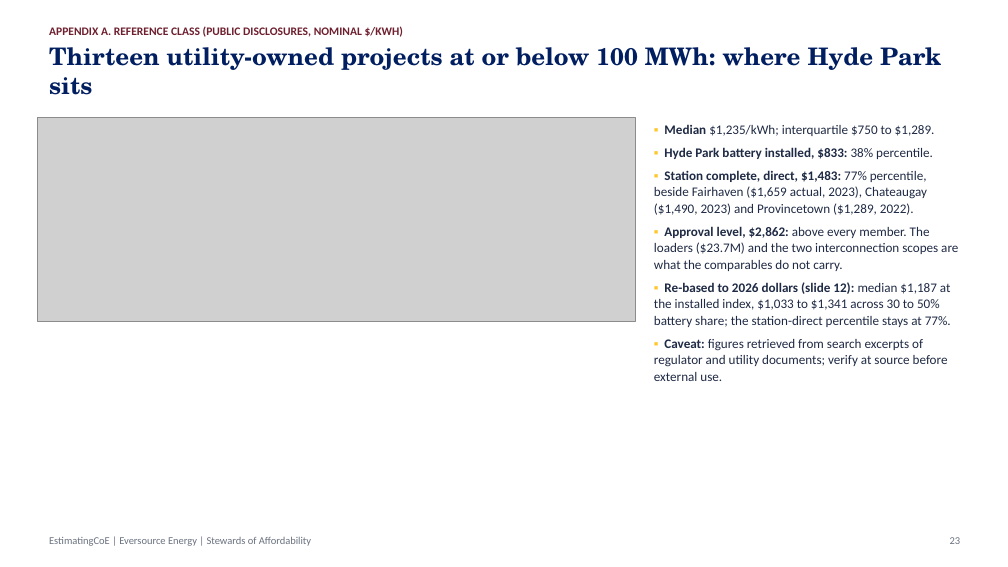
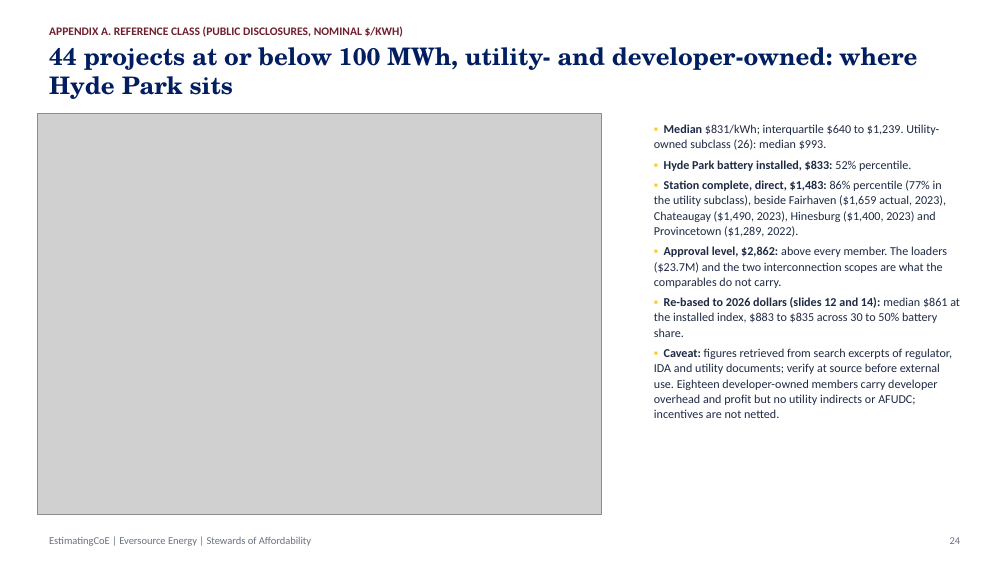
Before and after one commit to gbassaragh/BESS, a slide deck: slide 24 of Hyde Park BESS/6) Cost Analysis Deliverables/Hyde Park BESS - Cost Analysis Deck.pptx (slide 23 before the commit). Drawn at 1008x567 pixels with LibreOffice and Linux fonts; fonts in the diff are those of the drawing; grey boxes stand for pictures. Boxes give left, top, right and bottom in pixels: in the first picture for what was removed or moved away, otherwise in the second. Text is boxed around its words. In the diff, an @@ line names an element or a change of style, - is before the commit and + after.

```diff
--- a/Hyde Park BESS/6) Cost Analysis Deliverables/Hyde Park BESS - Cost Analysis Deck.pptx
+++ b/Hyde Park BESS/6) Cost Analysis Deliverables/Hyde Park BESS - Cost Analysis Deck.pptx
@@ text at (49, 47, 917, 99): text changed @@
-Thirteen utility-owned projects at or below 100 MWh: where Hyde Park sits
+44 projects at or below 100 MWh, utility- and developer-owned: where Hyde Park sits
@@ picture: place and size @@
-picture at (38, 117, 635, 321)
+picture at (38, 113, 602, 514)
@@ text at (654, 124, 946, 237): text changed; size 12.5 to 11.5 pt @@
-▪ Median $1,235/kWh; interquartile $750 to $1,289.
-▪ Hyde Park battery installed, $833: 38% percentile.
-▪ Station complete, direct, $1,483: 77% percentile, beside Fairhaven ($1,659 actual, 2023), Chateaugay ($1,490, 2023) and Provincetown ($1,289, 2022).
+▪ Median $831/kWh; interquartile $640 to $1,239. Utility-owned subclass (26): median $993.
+▪ Hyde Park battery installed, $833: 52% percentile.
+▪ Station complete, direct, $1,483: 86% percentile (77% in the utility subclass), beside Fairhaven ($1,659 actual, 2023), Chateaugay ($1,490, 2023), Hinesburg ($1,400, 2023) and Provincetown ($1,289, 2022).
@@ text at (654, 246, 947, 288): size 12.5 to 11.5 pt in "▪ Approval level, $2,862: above every member. ..."; less space between paragraphs @@
@@ text at (654, 297, 960, 418): text changed; size 12.5 to 11.5 pt @@
-▪ Re-based to 2026 dollars (slide 12): median $1,187 at the installed index, $1,033 to $1,341 across 30 to 50% battery share; the station-direct percentile stays at 77%.
-▪ Caveat: figures retrieved from search excerpts of regulator and utility documents; verify at source before external use.
+▪ Re-based to 2026 dollars (slides 12 and 14): median $861 at the installed index, $883 to $835 across 30 to 50% battery share.
+▪ Caveat: figures retrieved from search excerpts of regulator, IDA and utility documents; verify at source before external use. Eighteen developer-owned members carry developer overhead and profit but no utility indirects or AFUDC; incentives are not netted.
```
Also in this commit, not shown: 15 other slides changed, 1 slide added, 26 other files.
